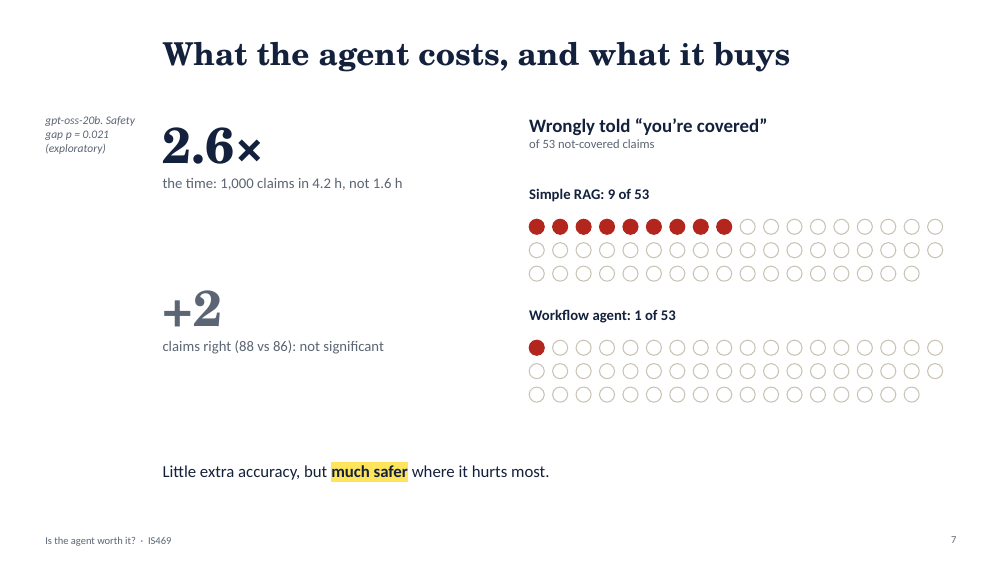
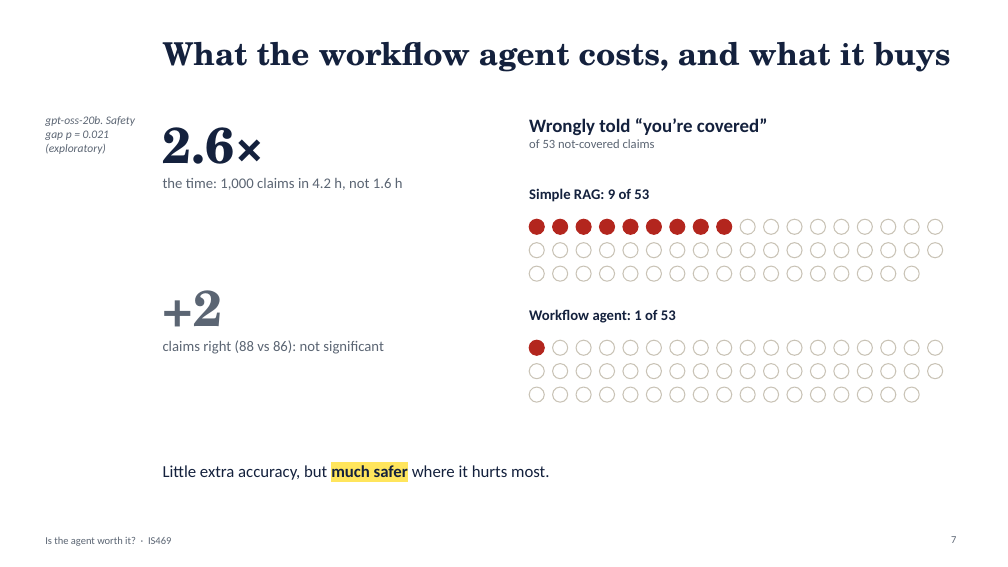
Before and after one commit to yezhan58-oss/insurance_policy_checker-rag, a slide deck: slide 7 of docs/IS469_presentation.pptx. Drawn at 1008x567 pixels with LibreOffice and Linux fonts; fonts in the diff are those of the drawing. Boxes give left, top, right and bottom in pixels: in the first picture for what was removed or moved away, otherwise in the second. Text is boxed around its words. In the diff, an @@ line names an element or a change of style, - is before the commit and + after.

Commit message:
Clarity: fewer numbers in the script, workflow agent named throughout, kappa labelled, cut lines updated

```diff
--- a/docs/IS469_presentation.pptx
+++ b/docs/IS469_presentation.pptx
@@ title at bbox=[163, 42, 951, 72]: text changed @@
-What the agent costs, and what it buys
+What the workflow agent costs, and what it buys
```
Also in this commit, not shown: 2 other slides changed, 1 other file.
